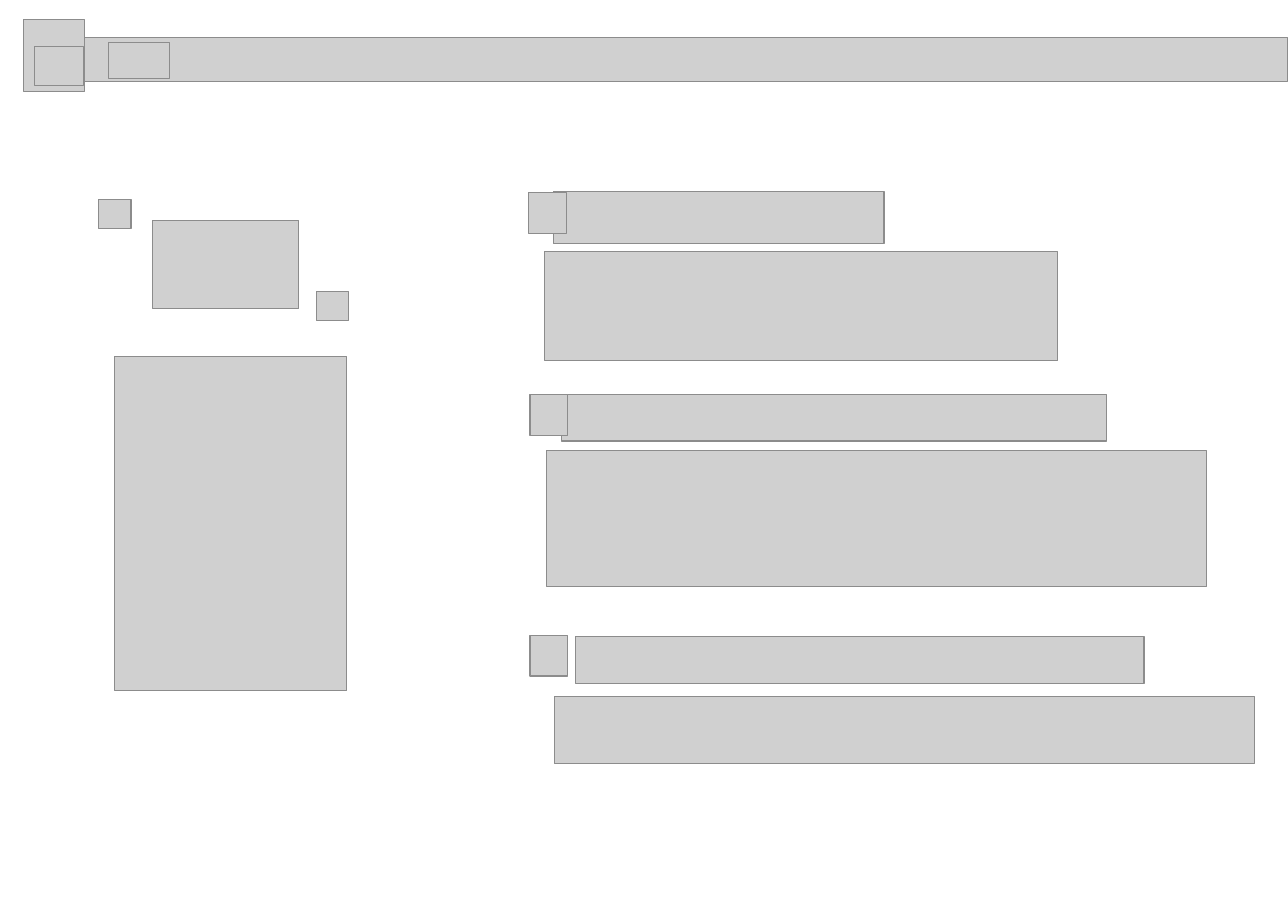
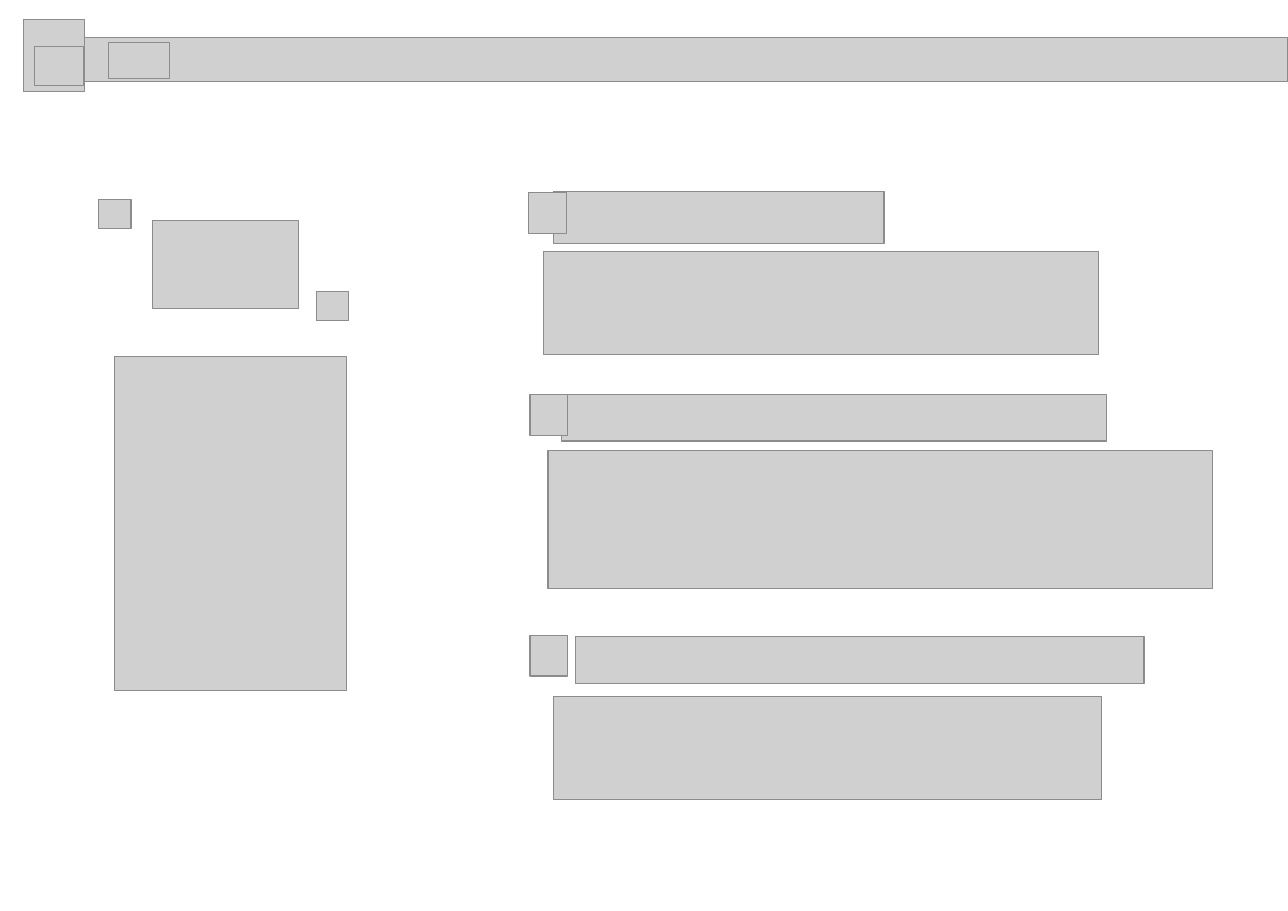
Before and after one commit to JUNYONG99/CampusMarket_JP, a slide deck: slide 25 of portfolio/CampusMarket.pptx. Drawn at 1288x911 pixels with LibreOffice and Linux fonts; fonts in the diff are those of the drawing; grey boxes stand for pictures; background and template pictures are left out. Boxes give left, top, right and bottom in pixels: in the first picture for what was removed or moved away, otherwise in the second. Text is boxed around its words. In the diff, an @@ line names an element or a change of style, - is before the commit and + after.

```diff
--- a/portfolio/CampusMarket.pptx
+++ b/portfolio/CampusMarket.pptx
@@ picture: place and size @@
-picture at [545,251,1058,360]
+picture at [544,251,1099,354]
@@ picture: place and size @@
-picture at [547,450,1207,586]
+picture at [548,450,1213,588]
@@ picture: place and size @@
-picture at [555,696,1255,763]
+picture at [554,696,1102,799]
```
Also in this commit, not shown: 6 other slides changed, 2 other files.
